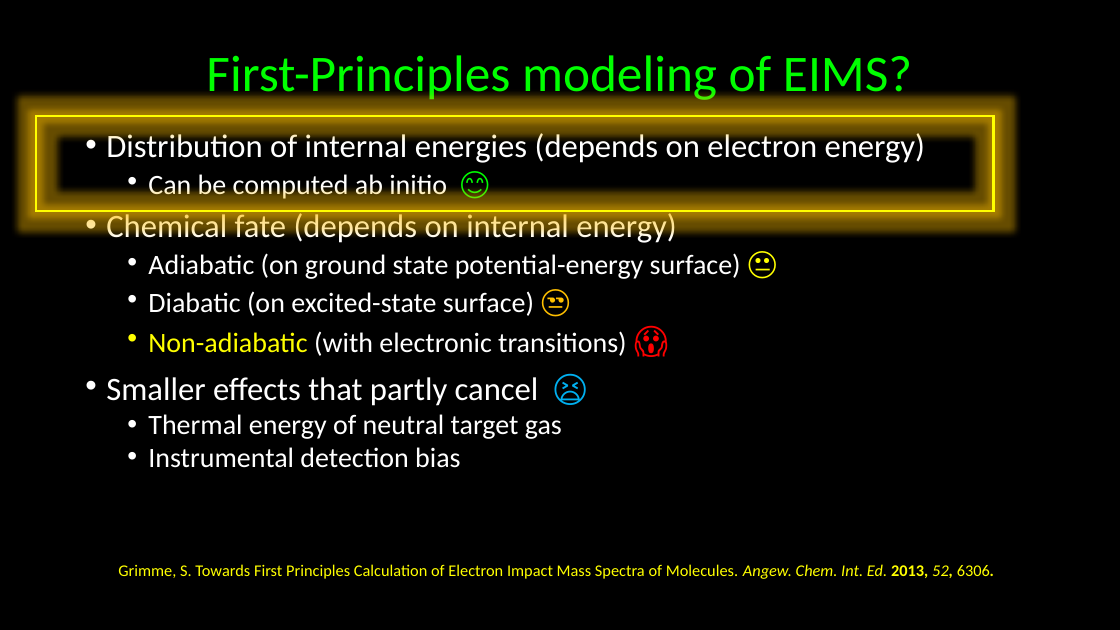
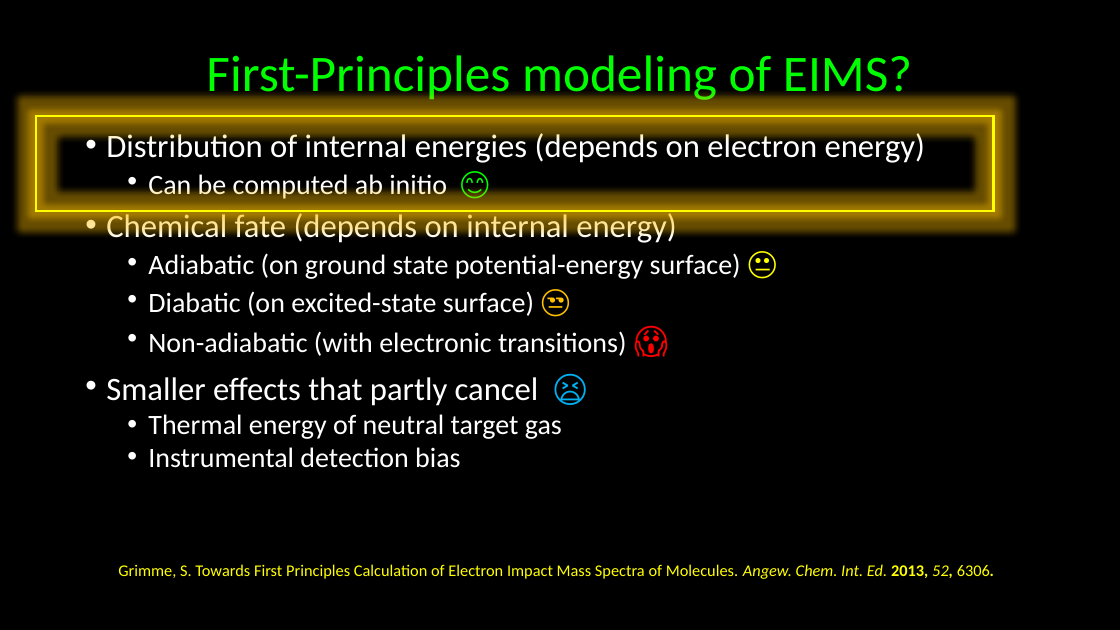
Before and after one commit to kkinist/ACS_Boston_2018, a slide deck: slide 12 of ACS_Boston_2018_Irikura.pptx. Drawn at 1120x630 pixels with LibreOffice and Linux fonts; fonts in the diff are those of the drawing. Boxes give left, top, right and bottom in pixels: in the first picture for what was removed or moved away, otherwise in the second. Text is boxed around its words. In the diff, an @@ line names an element or a change of style, - is before the commit and + after.

```diff
--- a/ACS_Boston_2018_Irikura.pptx
+++ b/ACS_Boston_2018_Irikura.pptx
@@ text at bbox=[148, 331, 627, 356]: text colour #FFFF00 to #FFFFFF in "Non-adiabatic" @@
```
Also in this commit, not shown: 9 other slides changed, 1 other file.
